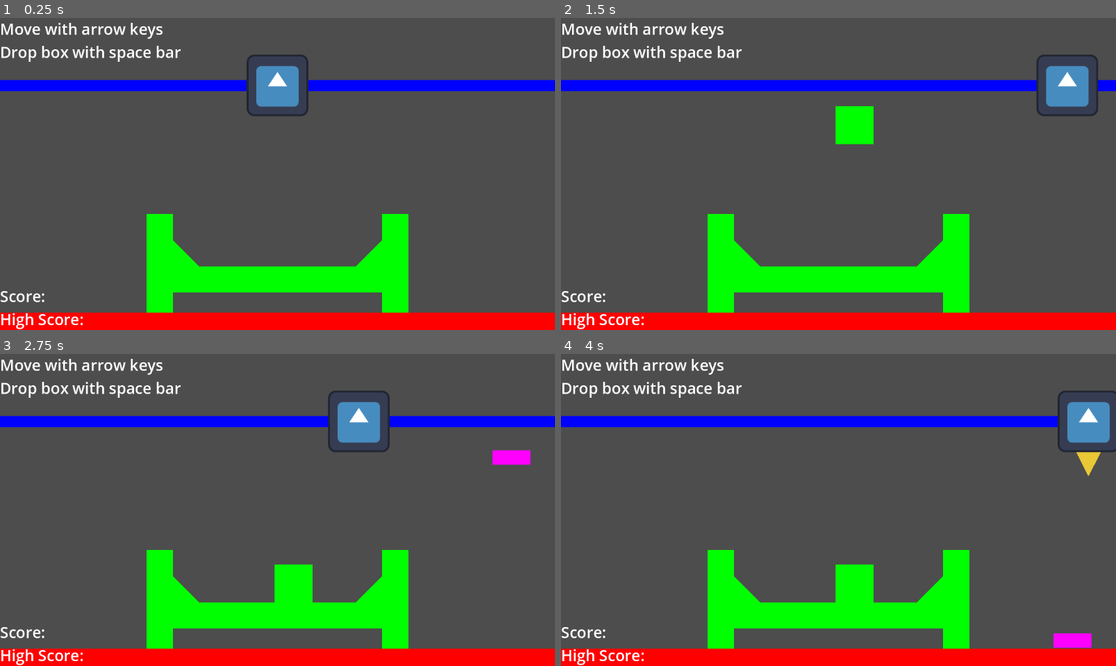
Above: before the commit, frames 1-4 (two rows, left to right).
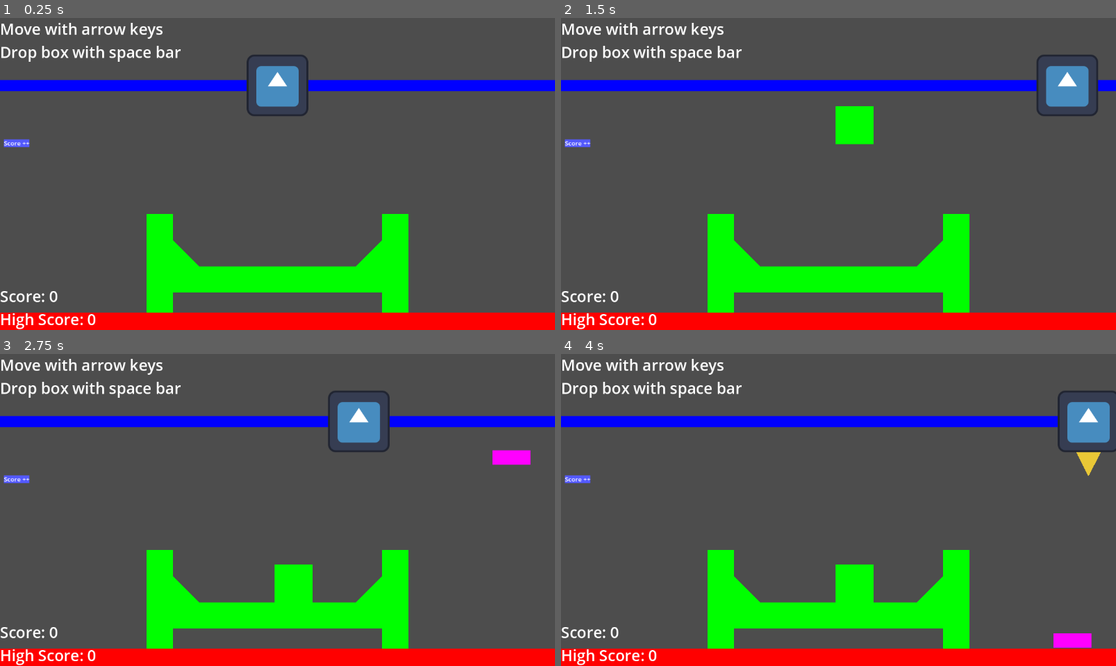
Above: after the commit, the same moments.

Repository: Bropi/StackingBoxes
Game: Godot game, scene res://src/main/main.tscn
The game is run twice, just before and just after one commit, with the same random seed, the same clock (stepped at 60 frames per second) and the same inputs. The engine's default icon, where the game draws it, is replaced by a stand-in: a white triangle on a blue panel in a dark square.
Inputs:
- Up to frame 1 (0.25 s): no input
- Up to frame 2 (1.5 s): tap Enter at 0.5 s; hold D (move_right) from 0.53 s (still down); tap Space (drop_box) at 0.6, 1.35 s
- Up to frame 3 (2.75 s): release D (move_right) at 2.03 s; hold A (move_left) from 2.03 s (still down); tap Space (drop_box) at 2.1 s
- Up to frame 4 (4 s): release A (move_left) at 2.78 s; hold D (move_right) from 2.78 s (still down); tap Space (drop_box) at 2.85, 3.6 s

The runs differ from the first frame. In frame 1, 0.2% of the frame differs, in the area x 0-18%, y 38-99%; in frame 2, 0.2%; in frame 3, 0.2%; in frame 4, 0.2%.

Commit message:
score & highscore system added
using labels and signals

Diff:
--- a/project.godot
+++ b/project.godot
@@ -18,6 +18,7 @@
 [autoload]
 
 SceneSwitcher="*res://src/autoloads/scene_switcher.gd"
+GameData="*res://src/autoloads/game_data.gd"
 
 [file_customization]
 
--- /dev/null
+++ b/src/autoloads/game_data.gd
@@ -0,0 +1,10 @@
+extends Node
+
+var score: int = 0
+var high_score: int = 0
+
+
+func update_score():
+	score += 10
+	if score > high_score:
+		high_score = score
--- a/src/levels/camera.tscn
+++ b/src/levels/camera.tscn
@@ -18,4 +18,19 @@
 shape = SubResource("RectangleShape2D_1kcfv")
 debug_color = Color(0.9360637, 1.7327071e-05, 0.6358778, 0.41960785)
 
+[node name="ColorRect" type="ColorRect" parent="Area2D"]
+offset_left = -568.0
+offset_top = -8.0
+offset_right = -528.0
+offset_bottom = 32.0
+scale = Vector2(1.3372287, 0.40153968)
+color = Color(0.3254902, 0.34901962, 1, 1)
+
+[node name="Label" type="Label" parent="Area2D/ColorRect"]
+layout_mode = 0
+offset_right = 40.0
+offset_bottom = 23.0
+scale = Vector2(0.6129329, 1.7610816)
+text = "Score ++"
+
 [connection signal="body_entered" from="Area2D" to="." method="_on_area_2d_body_entered"]
--- a/src/levels/camera_2d.gd
+++ b/src/levels/camera_2d.gd
@@ -4,6 +4,7 @@
 @export var max_offset: float = 10.0
 @export var shake_duration: float = 0.25
 
+signal camera_limit
 
 var time_left: float = 0.0
 
@@ -20,8 +21,14 @@
 
 
 func _on_area_2d_body_entered(_body: Node2D) -> void:
+	#add score and check if high score should be hightened
+	GameData.update_score()
+	emit_signal("camera_limit")
+	#move camera and player up when the limit has been reached
 	global_position.y -= 100
 	target.global_position.y -= 100
+
+
 
 
 func shake(duration: float = -1.0) -> void:
--- a/src/levels/level.gd
+++ b/src/levels/level.gd
@@ -4,8 +4,12 @@
 
 @onready var hitmarker: ColorRect = $CanvasLayer/Hitmarker
 @onready var camera_2d: Camera2D = $Camera2D
+@onready var score_label: Label = $CanvasLayer/ScoreLabel
 
 var scene_reloading: bool = false
+
+func _ready() -> void:
+	score_label.text = "Score: %d\nHigh Score: %d" % [GameData.score, GameData.high_score]
 
 # reload the scene after a box has been dropped on the ground
 func _on_area_2d_body_entered(_body: Node2D) -> void:
@@ -27,3 +31,8 @@
 	#wait 2 seconds and emit a signal to main and children that they need to be reset
 	emit_signal("reload_scene")
 	scene_reloading = false
+
+
+func _on_camera_2d_camera_limit() -> void:
+	score_label.text = "Score: %d\nHigh Score: %d" % [GameData.score, GameData.high_score]
+	print("+10 score!")
--- a/src/levels/level.tscn
+++ b/src/levels/level.tscn
@@ -103,3 +103,4 @@
 
 [connection signal="reload_scene" from="." to="Player" method="_on_level_reload_scene"]
 [connection signal="body_entered" from="Surfaces/Ground/Area2D" to="." method="_on_area_2d_body_entered"]
+[connection signal="camera_limit" from="Camera2D" to="." method="_on_camera_2d_camera_limit"]
Not shown, added: src/autoloads/game_data.gd.uid
